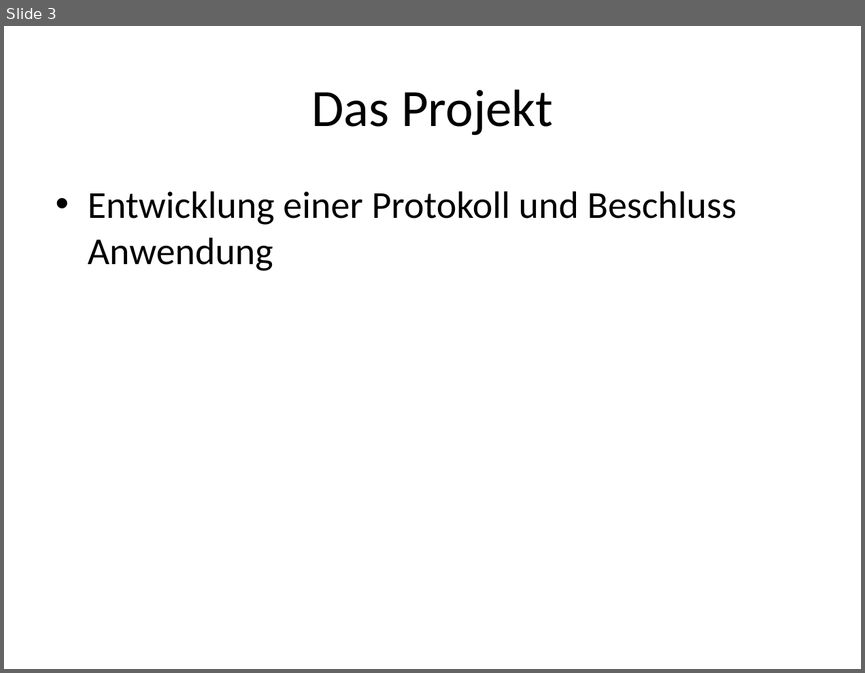
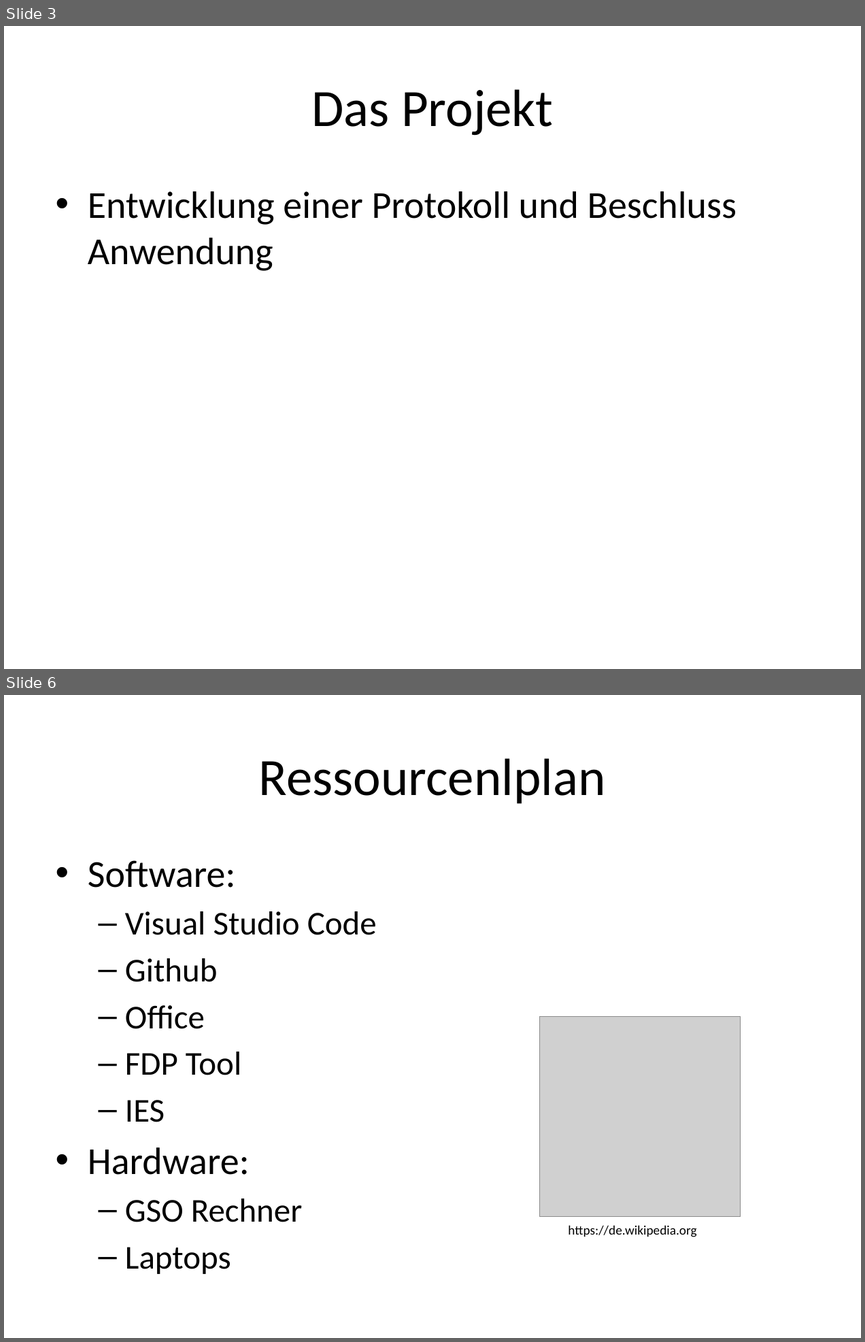
Before and after one commit to Dusty0071/OberstufenProjekt, a slide deck: Präsentation/FIA63Gruppe#3.pptx. Shown one above the other, each under a label of ours: slide 3 before the commit, slides 3 and 6 after it; the slides between them are not shown. The pictures are 865x673 and 865x1342 pixels, drawn with LibreOffice and Linux fonts; fonts in the diff are those of the drawing; grey boxes stand for pictures. Boxes give left, top, right and bottom in pixels: in the first picture for what was removed or moved away, otherwise in the second. Text is boxed around its words. In the diff, an @@ line names an element or a change of style, - is before the commit and + after.

```diff
--- a/Präsentation/FIA63Gruppe#3.pptx
+++ b/Präsentation/FIA63Gruppe#3.pptx
@@ slide 6 added at <box>4,695,861,1338</box>, background #FFFFFF @@
@@ title added at <box>259,758,606,804</box>, 44 pt, text #000000 @@
+Ressourcenlplan
@@ text added at <box>88,860,377,1274</box>, 28 pt, text #000000 @@
+• Software:
+  – Visual Studio Code
+  – Github
+  – Office
+  – FDP Tool
+  – IES
+• Hardware:
+  – GSO Rechner
+  – Laptops
@@ picture added at <box>540,1016,740,1216</box> @@
@@ text added at <box>568,1225,696,1237</box>, 11 pt, text #000000 @@
+https://de.wikipedia.org
```
Also in this commit, not shown: 3 other slides added, 2 other files.
